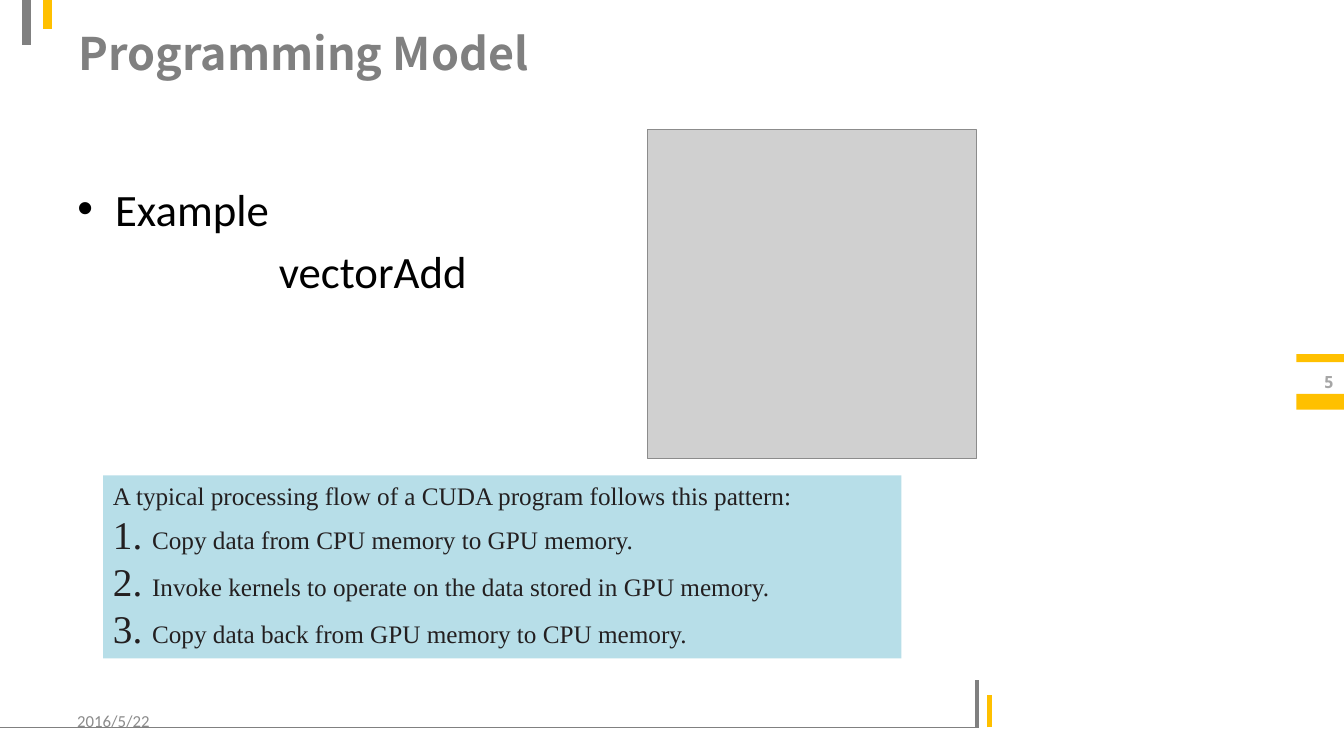
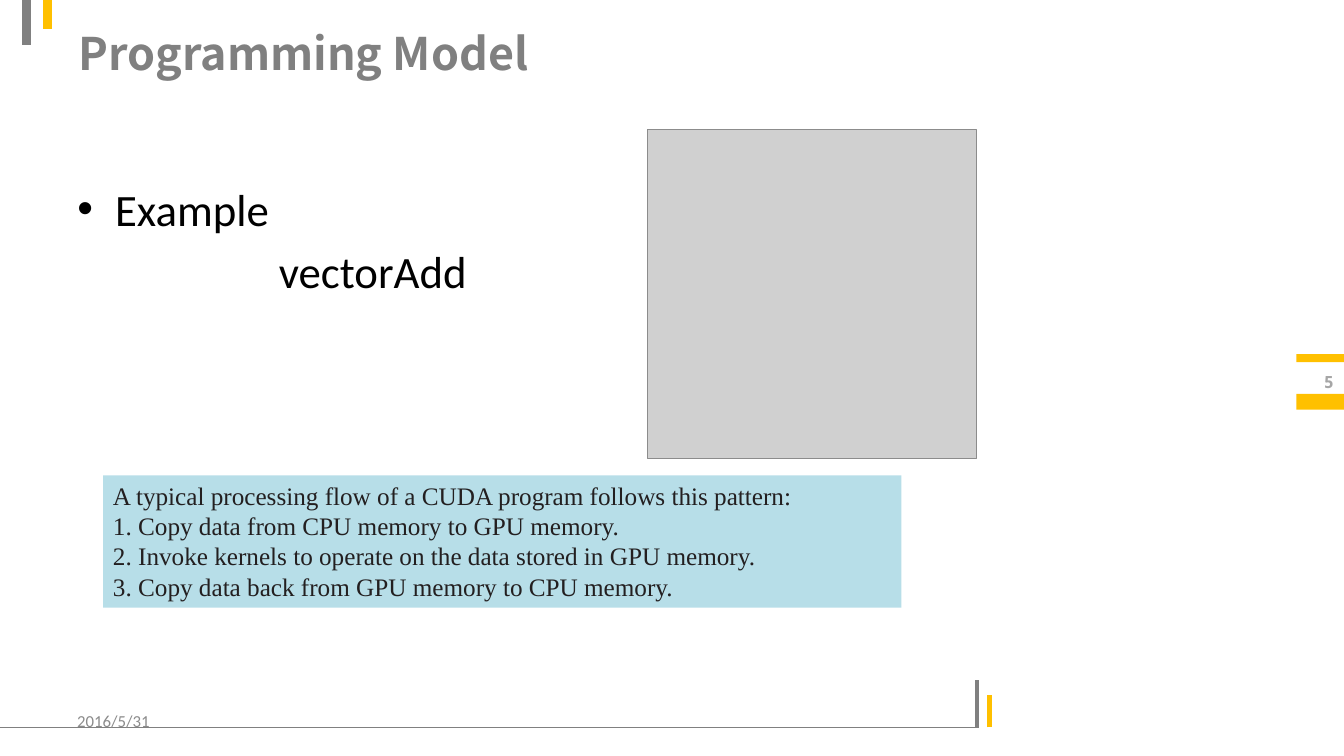
Before and after one commit to LitLeo/slides_of_parallel_computation, a slide deck: slide 5 of CUDA programming.pptx. Drawn at 1344x756 pixels with LibreOffice and Linux fonts; fonts in the diff are those of the drawing; grey boxes stand for pictures; background and template pictures are left out. Boxes give left, top, right and bottom in pixels: in the first picture for what was removed or moved away, otherwise in the second. Text is boxed around its words. In the diff, an @@ line names an element or a change of style, - is before the commit and + after.

```diff
--- a/CUDA programming.pptx
+++ b/CUDA programming.pptx
@@ rectangle "A typical processing flow of ...": place and size @@
-rectangle "A typical processing flow of ..." at (103, 476, 901, 659)
+rectangle "A typical processing flow of ..." at (103, 476, 901, 608)
@@ rectangle "A typical processing flow of ..." at (103, 476, 901, 608): size 28 to 18 pt in "1. 2. 3." @@
@@ text at (77, 715, 149, 728): text changed @@
-2016/5/22
+2016/5/31
```
Also in this commit, not shown: 19 other slides changed, 10 slides added, 1 slide removed.
